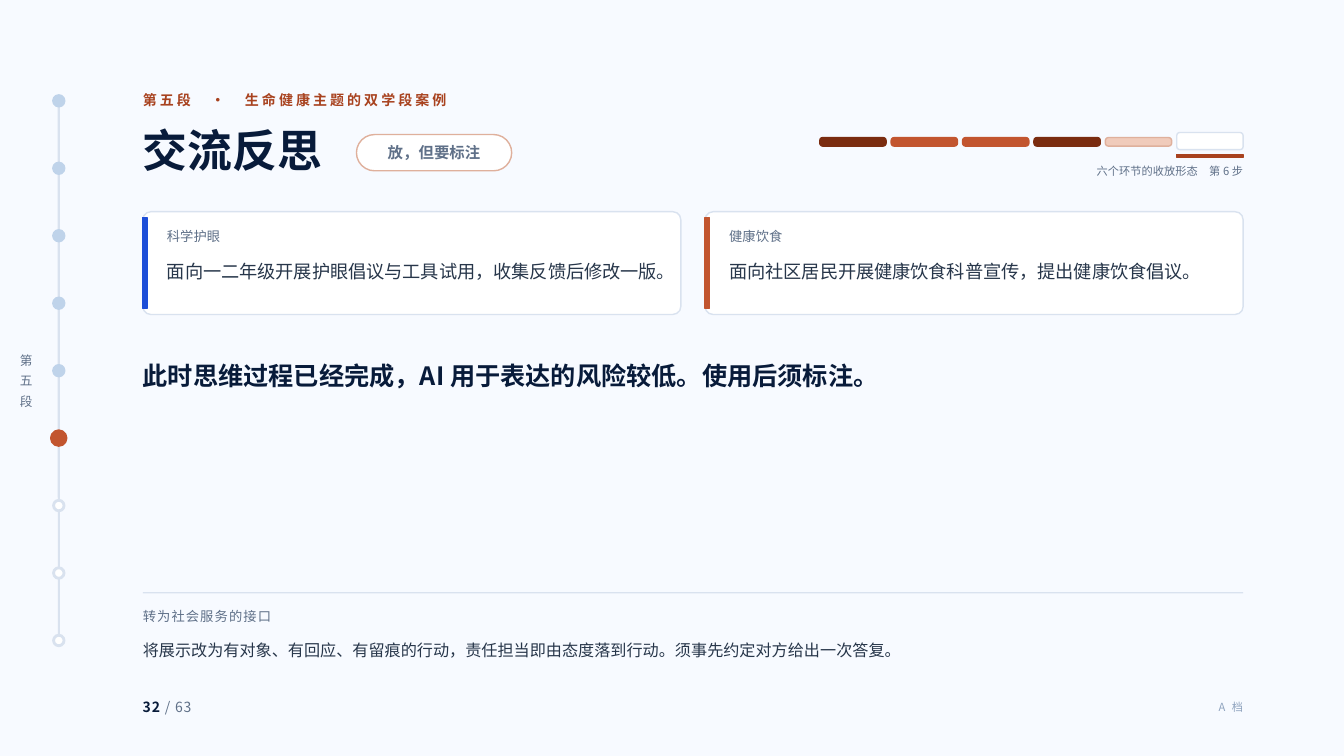
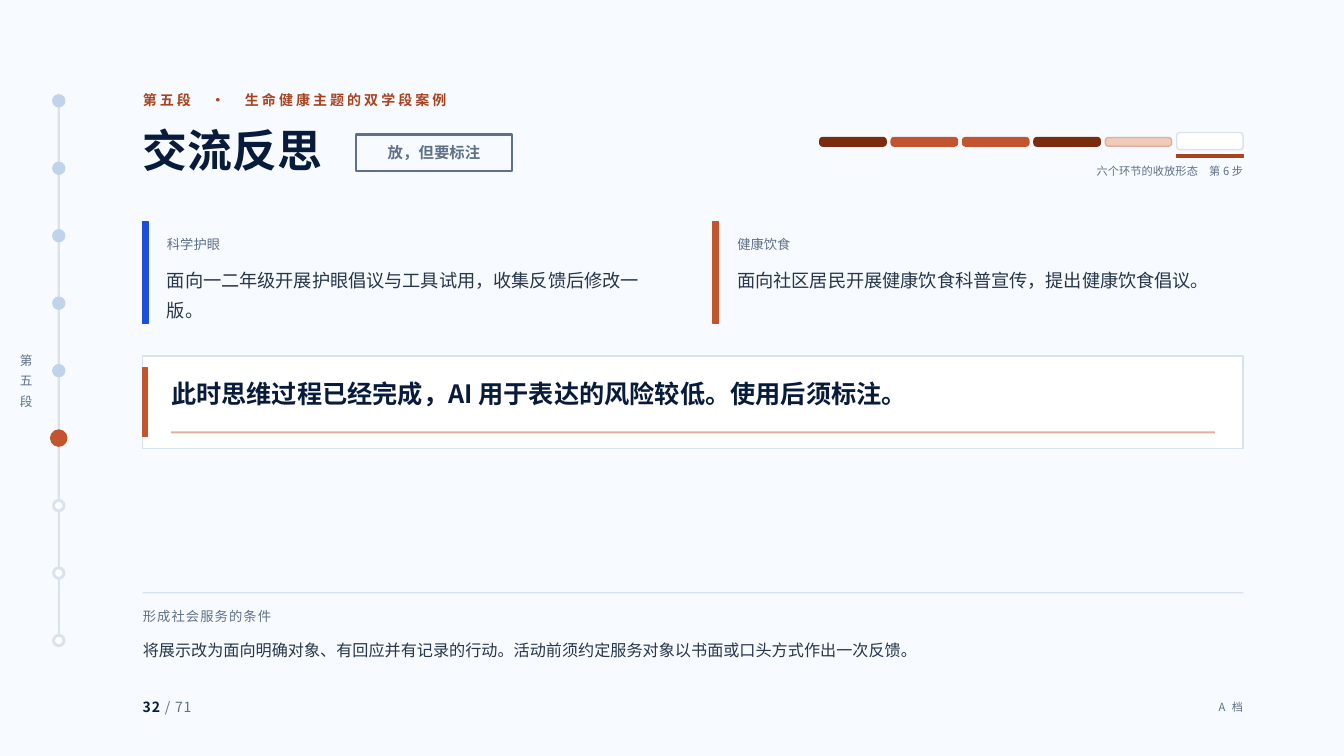
Before and after one commit to tonyxinvip/slides, a slide deck: slide 32 of comprehensive-practice-ai/做中学与综合实践活动.pptx. Drawn at 1344x756 pixels with LibreOffice and Linux fonts; fonts in the diff are those of the drawing. Boxes give left, top, right and bottom in pixels: in the first picture for what was removed or moved away, otherwise in the second. Text is boxed around its words. In the diff, an @@ line names an element or a change of style, - is before the commit and + after.

```diff
--- a/comprehensive-practice-ai/做中学与综合实践活动.pptx
+++ b/comprehensive-practice-ai/做中学与综合实践活动.pptx
@@ rectangle at bbox=[357, 134, 512, 170]: rounded rectangle to rectangle; fill #FFFFFF to none; outline #DFB09C 1 pt to #5F7088 1.5 pt @@
@@ rectangle: place and size @@
-rectangle at bbox=[143, 218, 147, 309]
+rectangle at bbox=[143, 222, 148, 324]
@@ rounded rectangle removed at bbox=[143, 212, 682, 315] @@
@@ text "科学护眼": place and size @@
-text "科学护眼" at bbox=[167, 230, 220, 242]
+text "科学护眼" at bbox=[167, 238, 220, 250]
@@ rounded rectangle removed at bbox=[705, 212, 1243, 315] @@
@@ rectangle: place and size @@
-rectangle at bbox=[705, 218, 709, 309]
+rectangle at bbox=[713, 222, 718, 324]
@@ text "健康饮食": place and size @@
-text "健康饮食" at bbox=[729, 230, 782, 242]
+text "健康饮食" at bbox=[737, 238, 790, 250]
@@ text "面向一二年级开展护眼倡议与工具试用，收集反馈后修改一版。" rewrapped from bbox=[167, 262, 675, 280] to bbox=[167, 271, 639, 319] @@
@@ text "面向社区居民开展健康饮食科普宣传，提出健康饮食倡议。": place and size @@
-text "面向社区居民开展健康饮食科普宣传，提出健康饮食倡议。" at bbox=[729, 262, 1201, 280]
+text "面向社区居民开展健康饮食科普宣传，提出健康饮食倡议。" at bbox=[737, 271, 1209, 289]
@@ rectangle added at bbox=[143, 356, 1244, 449], fill #FFFFFF, outline #D9E2EF 1 pt @@
@@ rectangle added at bbox=[143, 368, 148, 437], fill #C2552F, outline #C2552F 1 pt @@
@@ text "此时思维过程已经完成，AI 用于表达的风险较低。使用后须标注。": place and size @@
-text "此时思维过程已经完成，AI 用于表达的风险较低。使用后须标注。" at bbox=[143, 363, 878, 389]
+text "此时思维过程已经完成，AI 用于表达的风险较低。使用后须标注。" at bbox=[171, 381, 906, 407]
@@ text "此时思维过程已经完成，AI 用于表达的风险较低。使用后须标注。" at bbox=[171, 381, 906, 407]: line spacing 1.4 to 1.35 @@
@@ line added from (171, 433) to (1215, 433), #DFB09C 1.5 pt @@
@@ text at bbox=[143, 610, 271, 622]: text changed @@
-转为社会服务的接口
+形成社会服务的条件
@@ text at bbox=[143, 642, 917, 658]: text changed @@
-将展示改为有对象、有回应、有留痕的行动，责任担当即由态度落到行动。须事先约定对方给出一次答复。
+将展示改为面向明确对象、有回应并有记录的行动。活动前须约定服务对象以书面或口头方式作出一次反馈。
@@ text at bbox=[143, 701, 191, 712]: text changed @@
-32 / 63
+32 / 71
@@ text "A 档" at bbox=[1219, 702, 1243, 712]: text colour #8FA3BE to #5F7088 @@
```
Also in this commit, not shown: 62 other slides changed, 8 slides added, 20 other files.
